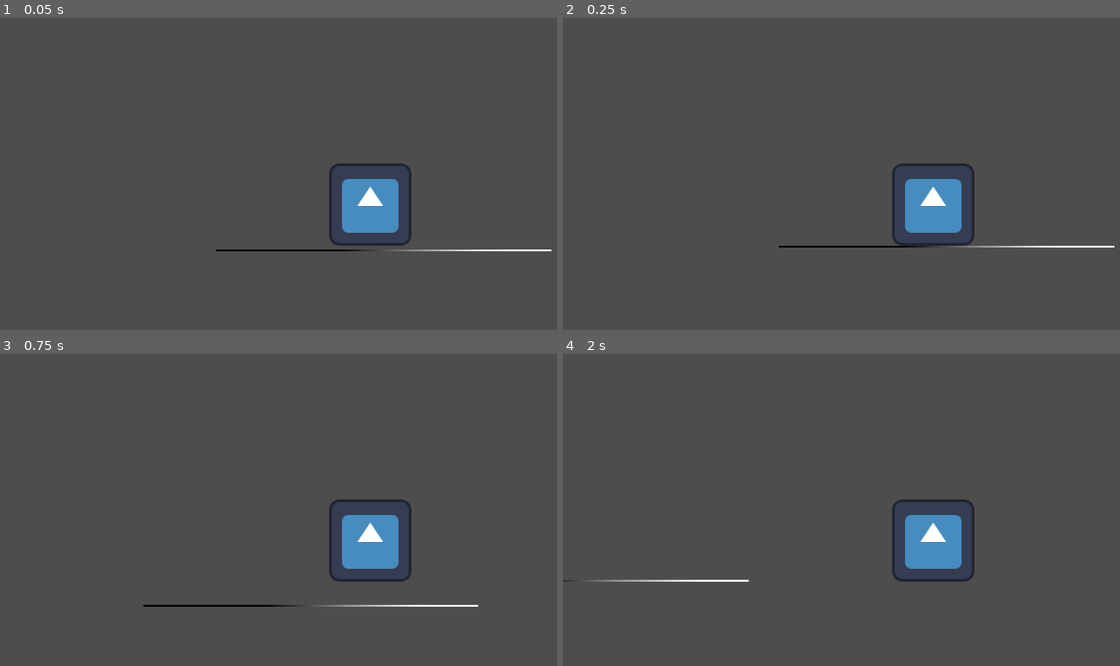
Above: before the commit, frames 1-4 (two rows, left to right).
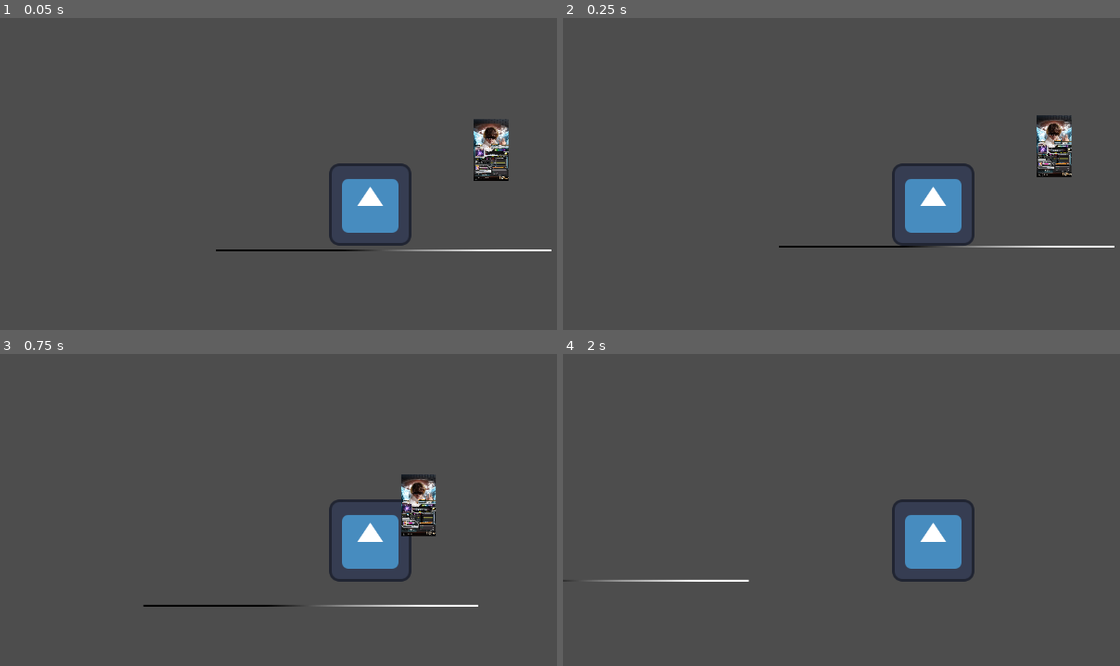
Above: after the commit, the same moments.

Repository: HimeWoo/untitled-paint-game
Game: Godot game, scene res://scenes/item_test.tscn
Same seed, same stepped clock (60 frames per second), same inputs: the game is played once before the commit and once after it. Before the commit the project starts from res://scenes/player_test.tscn. The engine's default icon, where the game draws it, is replaced by a stand-in: a white triangle on a blue panel in a dark square.
Inputs:
- Up to frame 1 (0.05 s): no input
- Up to frame 2 (0.25 s): no input
- Up to frame 3 (0.75 s): tap Enter (ui_accept) at 0.5 s; hold Right (ui_right) from 0.53 s (still down); tap Shift (dash) at 0.6 s
- Up to frame 4 (2 s): keep holding Right (ui_right); tap Enter (ui_accept) at 0.77, 1.52 s; tap Shift (dash) at 1.35 s

The runs differ from the first frame. In frame 1, 1.1% of the frame differs, in the area x 85-92%, y 32-53%; in frame 2, 1.1%, in the area x 85-92%, y 31-52%; in frame 3, 1.1%; in frame 4, nothing differs.

Commit message:
Added item scripts and scene

Diff:
--- a/untitled-paint-game/project.godot
+++ b/untitled-paint-game/project.godot
@@ -11,7 +11,7 @@
 [application]
 
 config/name="untitled-paint-game"
-run/main_scene="uid://ct76sifkkcu6r"
+run/main_scene="uid://5j7165prjd2j"
 config/features=PackedStringArray("4.5", "GL Compatibility")
 config/icon="res://assets/icon.svg"
 
--- /dev/null
+++ b/untitled-paint-game/resources/item.tres
@@ -0,0 +1,6 @@
+[gd_resource type="Resource" load_steps=2 format=3 uid="uid://bioeftibi22hc"]
+
+[ext_resource type="Script" uid="uid://d2ullu6tafuic" path="res://scripts/item.gd" id="1_tg3pm"]
+
+[resource]
+script = ExtResource("1_tg3pm")
--- /dev/null
+++ b/untitled-paint-game/scenes/item_test.tscn
@@ -0,0 +1,36 @@
+[gd_scene load_steps=6 format=3 uid="uid://5j7165prjd2j"]
+
+[ext_resource type="PackedScene" uid="uid://b3rae3dafdwir" path="res://scenes/player.tscn" id="1_sh6w4"]
+[ext_resource type="PackedScene" uid="uid://cbkvm45fiakp5" path="res://scenes/world_item.tscn" id="2_qchoo"]
+
+[sub_resource type="Gradient" id="Gradient_a8v3n"]
+offsets = PackedFloat32Array(0.3611111, 0.6111111, 0.85493827)
+colors = PackedColorArray(0, 0, 0, 1, 0.5833333, 0.5833333, 0.5833333, 1, 1, 1, 1, 1)
+
+[sub_resource type="GradientTexture1D" id="GradientTexture1D_fdpfy"]
+gradient = SubResource("Gradient_a8v3n")
+
+[sub_resource type="RectangleShape2D" id="RectangleShape2D_6p80c"]
+size = Vector2(256, 1)
+
+[node name="PlayerTest" type="Node2D"]
+
+[node name="Player" parent="." instance=ExtResource("1_sh6w4")]
+position = Vector2(-21, -72)
+
+[node name="Camera2D" type="Camera2D" parent="Player"]
+
+[node name="Floor" type="Node2D" parent="."]
+
+[node name="Sprite2D" type="Sprite2D" parent="Floor"]
+scale = Vector2(2.036976, 2.8963282)
+texture = SubResource("GradientTexture1D_fdpfy")
+
+[node name="StaticBody2D" type="StaticBody2D" parent="Floor/Sprite2D"]
+
+[node name="CollisionShape2D" type="CollisionShape2D" parent="Floor/Sprite2D/StaticBody2D"]
+scale = Vector2(1.0000298, 0.9619551)
+shape = SubResource("RectangleShape2D_6p80c")
+
+[node name="WorldItem" parent="." instance=ExtResource("2_qchoo")]
+position = Vector2(167, -156)
--- /dev/null
+++ b/untitled-paint-game/scenes/world_item.tscn
@@ -0,0 +1,19 @@
+[gd_scene load_steps=5 format=3 uid="uid://cbkvm45fiakp5"]
+
+[ext_resource type="Script" uid="uid://ci4mq0comtb05" path="res://scripts/world_item.gd" id="1_eoy2r"]
+[ext_resource type="Resource" uid="uid://bioeftibi22hc" path="res://resources/item.tres" id="2_yg51s"]
+[ext_resource type="Texture2D" uid="uid://dgolnwniv2wh5" path="res://assets/20251023_4.png" id="3_70djd"]
+
+[sub_resource type="RectangleShape2D" id="RectangleShape2D_6muww"]
+size = Vector2(54, 96)
+
+[node name="WorldItem" type="Area2D"]
+script = ExtResource("1_eoy2r")
+item = ExtResource("2_yg51s")
+
+[node name="CollisionShape2D" type="CollisionShape2D" parent="."]
+shape = SubResource("RectangleShape2D_6muww")
+
+[node name="Sprite2D" type="Sprite2D" parent="."]
+scale = Vector2(0.05, 0.05)
+texture = ExtResource("3_70djd")
--- /dev/null
+++ b/untitled-paint-game/scripts/item.gd
@@ -0,0 +1,7 @@
+extends Resource
+
+@export var display_name: String
+
+
+func _init(p_name: String = "") -> void:
+  display_name = p_name
--- /dev/null
+++ b/untitled-paint-game/scripts/paint_item.gd
@@ -0,0 +1,4 @@
+class_name PaintItem
+extends WorldItem
+
+var color: PaintColor
--- /dev/null
+++ b/untitled-paint-game/scripts/world_item.gd
@@ -0,0 +1,14 @@
+class_name WorldItem
+extends Area2D
+
+@export var item: Resource
+
+var is_name_visible: bool = false
+
+
+func _ready() -> void:
+	body_entered.connect(_on_body_entered)
+
+
+func _on_body_entered(_body: Node2D) -> void:
+	queue_free()
Binary file added: untitled-paint-game/assets/20251023_4.png
Not shown, added: untitled-paint-game/assets/20251023_4.png.import
Not shown: 1 places in untitled-paint-game/scenes/player.tscn that only renumber resources
Not shown, added: untitled-paint-game/scripts/item.gd.uid
Not shown, added: untitled-paint-game/scripts/paint_item.gd.uid
Not shown, added: untitled-paint-game/scripts/world_item.gd.uid
